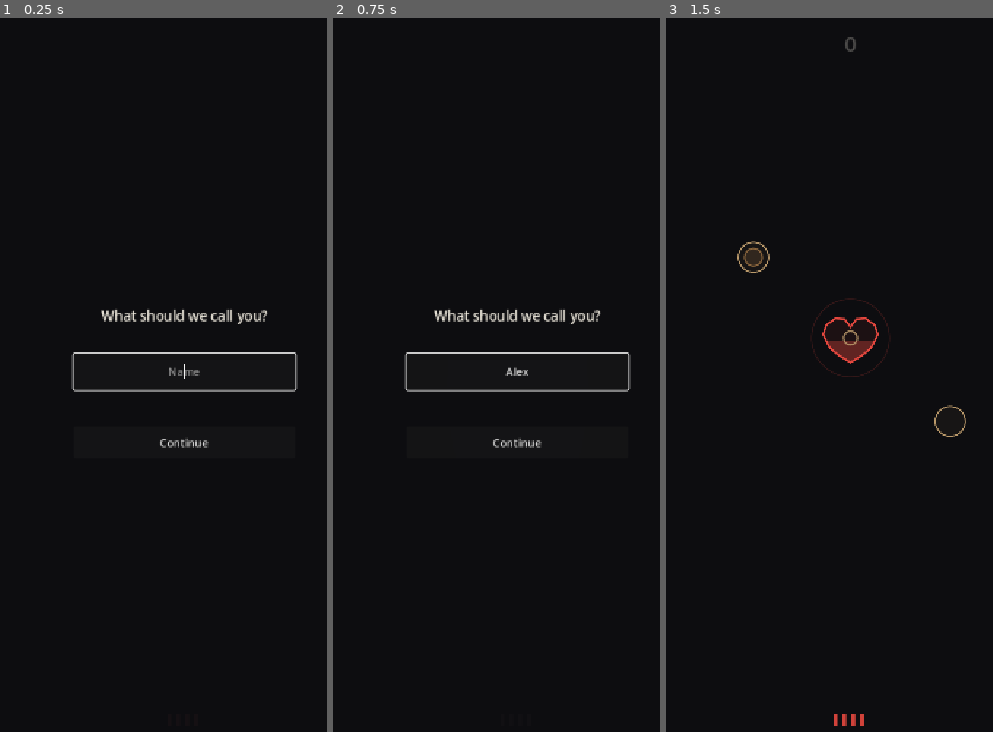
Above: before the commit, frames 1-3 (left to right).
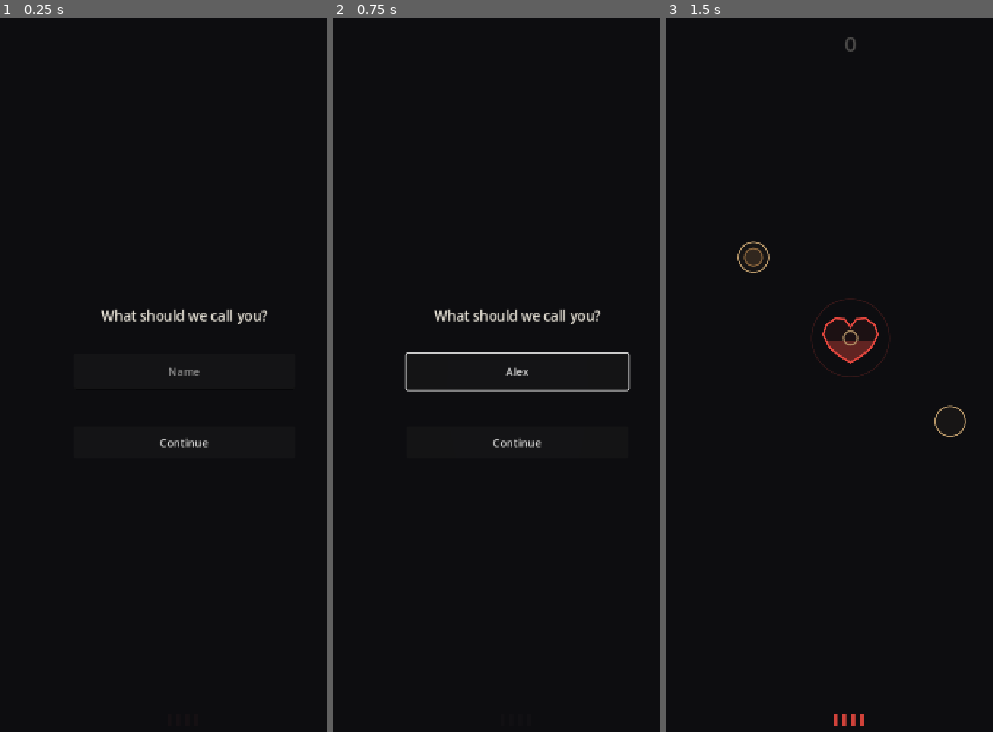
Above: after the commit, the same moments.

Repository: hamonraygames/vein
Game: Godot game, scene res://scenes/game.tscn
The game is run twice, just before and just after one commit, with the same random seed, the same clock (stepped at 60 frames per second) and the same inputs.
Inputs (mouse positions are in pixels of both pictures, inside the frame that each line leads up to):
- Up to frame 1 (0.25 s): no input
- Up to frame 2 (0.75 s): click (516, 375) at 0.52 s; type "Alex" at 0.6 s
- Up to frame 3 (1.5 s): click "Continue" at 1.25 s

The runs differ from the first frame. In frame 1, 0.6% of the frame differs, in the area x 21-92%, y 46-53%; in frame 2, nothing differs; in frame 3, nothing differs.

Commit message:
Stop auto-focusing the name prompt's LineEdit
Mobile browsers (including Telegram's in-app WebView) only raise the
on-screen keyboard when a text field is focused synchronously inside a real
touch/click handler. grab_focus() called from setup code satisfied Godot's
own focus state but never triggered the keyboard on phones, even though the
field visibly showed a focus outline. Letting the player's own tap focus it
instead uses Control's normal click-to-focus path, which is a real gesture.

Co-Authored-By: Claude Sonnet 5 <noreply@anthropic.com>

Diff:
--- a/scripts/name_prompt.gd
+++ b/scripts/name_prompt.gd
@@ -66,7 +66,14 @@
 	btn.pressed.connect(_confirm)
 	add_child(btn)
 
-	_edit.grab_focus()
+	# Deliberately NOT auto-focusing the LineEdit here. Mobile browsers
+	# (including Telegram's in-app WebView) only pop the on-screen keyboard
+	# when a text field is focused synchronously INSIDE a real touch/click
+	# handler — a grab_focus() called from setup code, with no tap behind
+	# it, silently fails to raise the keyboard even though the field visibly
+	# shows a focus outline. The player's own tap on the field focuses it
+	# through Control's normal click-to-focus behaviour, which IS a real
+	# gesture and does trigger the keyboard correctly.
 
 
 func _confirm() -> void:
